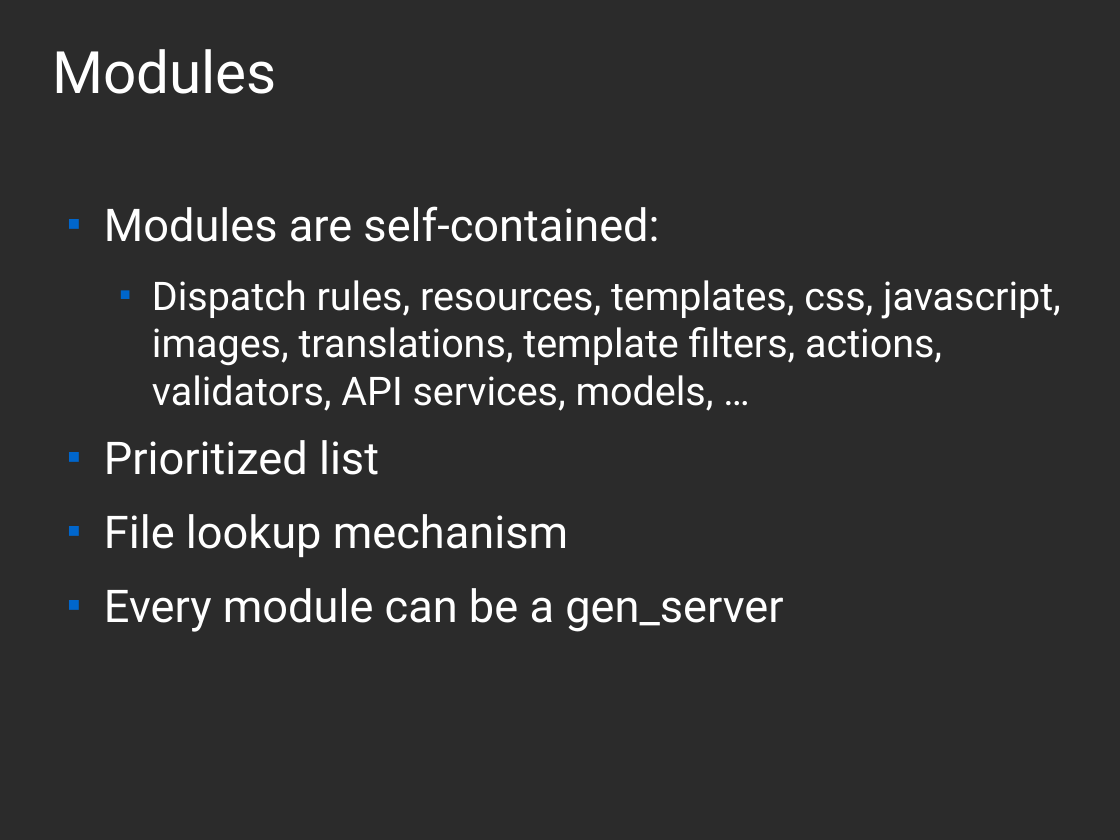
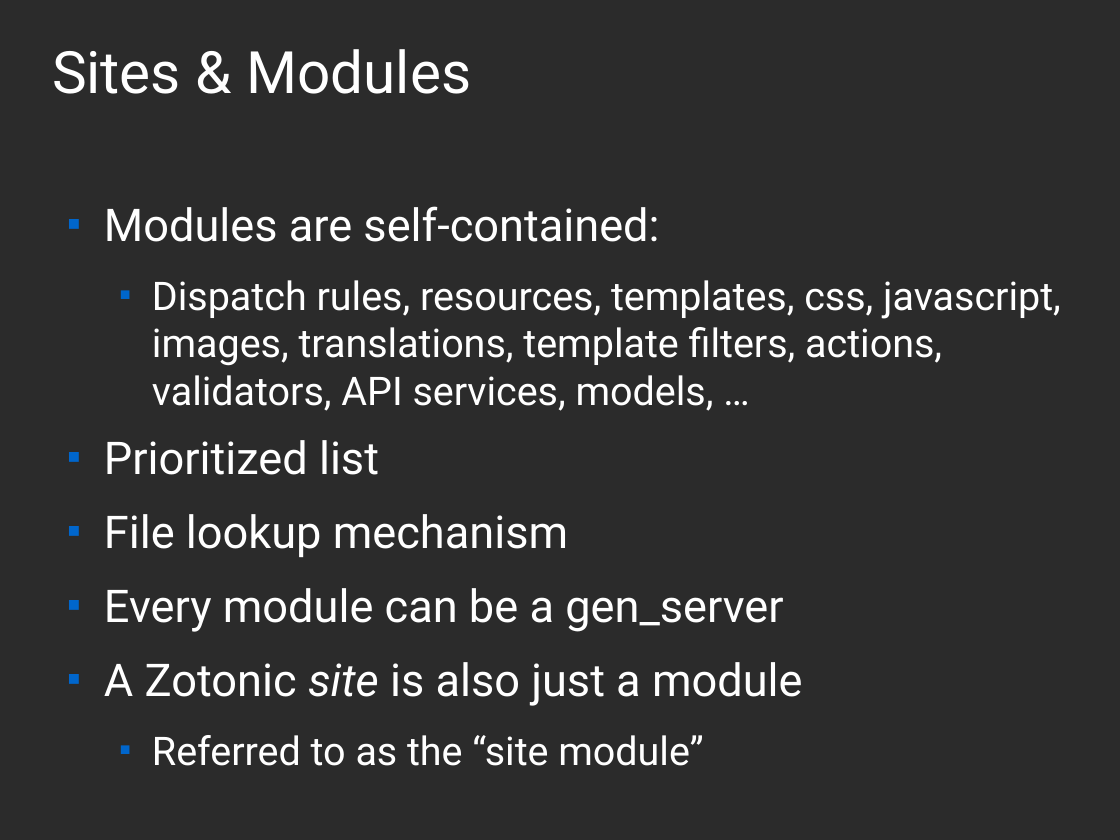
Before and after one commit to arjan/zotonic-vagrant-tutorial, a slide deck: slide 7 of zotonic-tutorial-20131012.odp. Drawn at 1120x840 pixels with LibreOffice and Linux fonts; fonts in the diff are those of the drawing; background and template pictures are left out; a plain dark background stands for a picture behind light text. Boxes give left, top, right and bottom in pixels: in the first picture for what was removed or moved away, otherwise in the second. Text is boxed around its words. In the diff, an @@ line names an element or a change of style, - is before the commit and + after.

```diff
--- a/zotonic-tutorial-20131012.odp
+++ b/zotonic-tutorial-20131012.odp
@@ title at <box>52,49,471,94</box>: text changed @@
-Modules
+Sites & Modules
@@ text at <box>104,662,803,766</box>: paragraphs added @@
+■ A Zotonic site is also just a module
+  ■ Referred to as the “site module”
```
Also in this commit, not shown: 2 other slides changed, 9 slides removed, 2 other files.
